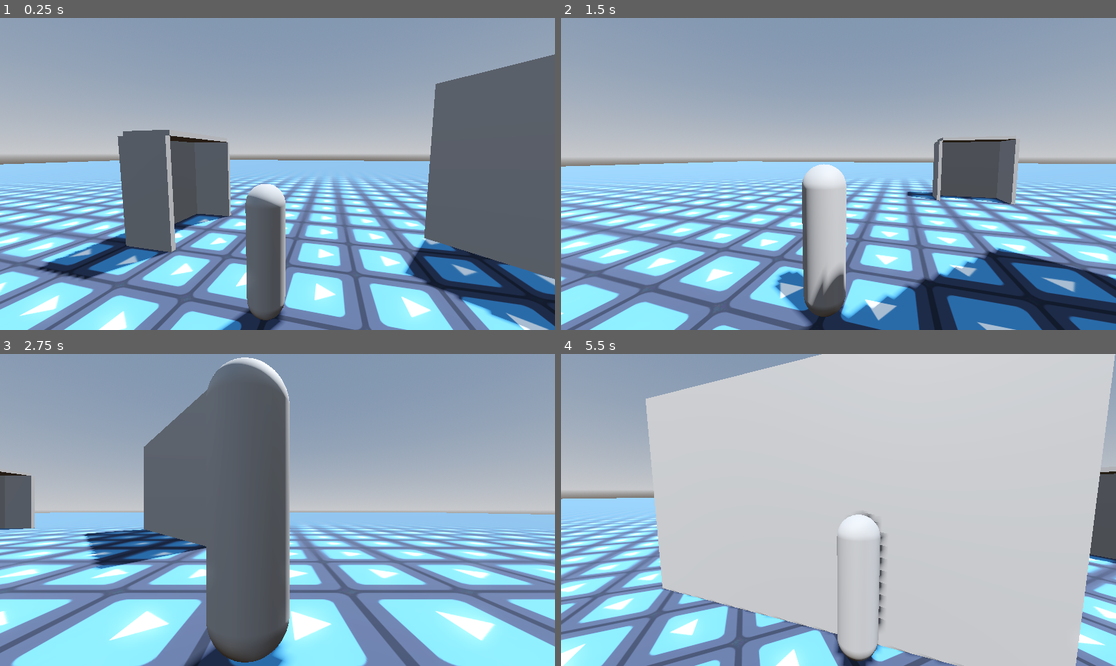
Above: before the commit, frames 1-4 (two rows, left to right).
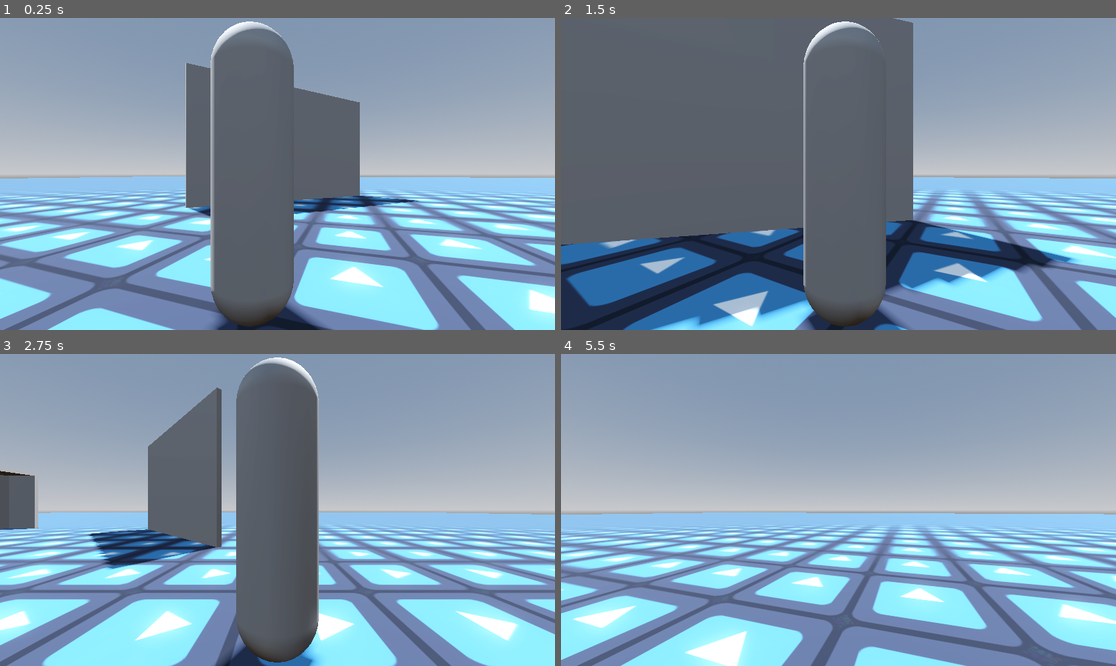
Above: after the commit, the same moments.

Repository: Tameno-01/godot-modular-camera-addon
Game: Godot game, scene res://testing/platformer/test_2.tscn
The game is run twice, just before and just after one commit, with the same random seed, the same clock (stepped at 60 frames per second) and the same inputs. The project has no main scene, so this scene is started directly. The engine's default icon, where the game draws it, is replaced by a stand-in: a white triangle on a blue panel in a dark square.
Inputs:
- Up to frame 1 (0.25 s): no input
- Up to frame 2 (1.5 s): tap Enter (ui_accept) at 0.5, 0.77 s; hold Right (ui_right) 0.53-1.28 s; hold Down (ui_down) from 1.28 s (still down)
- Up to frame 3 (2.75 s): tap Enter (ui_accept) at 1.52 s; release Down (ui_down) at 2.03 s; hold Right (ui_right) from 2.03 s (still down)
- Up to frame 4 (5.5 s): release Right (ui_right) at 2.78 s; hold Up (ui_up) 2.78-3.53 s; tap Enter (ui_accept) at 3.02, 3.77, 4.52 s; hold Left (ui_left) 3.53-5.03 s; hold Down (ui_down) from 5.03 s (still down)

The runs differ from the first frame. In frame 1, 58% of the frame differs, in the area x 0-100%, y 1-100%; in frame 2, 80%, in the area x 0-100%, y 0-100%; in frame 3, 27%; in frame 4, 78%.

Commit message:
Fixed typos

Diff:
--- a/testing/platformer/test_2.tscn
+++ b/testing/platformer/test_2.tscn
@@ -8,8 +8,6 @@
 [ext_resource type="Script" path="res://addons/modular_camera/modular_camera.gd" id="4_hsbit"]
 [ext_resource type="Script" path="res://addons/modular_camera/behaviours/static.gd" id="4_ka8sa"]
 [ext_resource type="Script" path="res://addons/modular_camera/camera_ray_cast_proprties.gd" id="8_ay371"]
-[ext_resource type="Script" path="res://addons/modular_camera/modifiers/constant.gd" id="8_nducq"]
-[ext_resource type="Script" path="res://testing/platformer/spin_behaviour.gd" id="9_lb313"]
 [ext_resource type="Script" path="res://testing/platformer/wave_modifier.gd" id="10_w5nos"]
 
 [sub_resource type="ProceduralSkyMaterial" id="ProceduralSkyMaterial_qflqa"]
@@ -98,38 +96,35 @@
 radius = 0.2
 height = 1.4
 
-[sub_resource type="Resource" id="Resource_76lta"]
+[sub_resource type="Resource" id="Resource_iirws"]
 script = ExtResource("3_7u3p5")
-distance = 2.0
-direction = 0.0
+distance = 1.0
+direction = -1.26
 height = 0.0
 lean = 0.0
 roll = 0.0
-pitch = -0.1
+pitch = 0.0
 yaw = 0.0
-pan = Vector2(0, 0.5)
+pan = Vector2(0, 0)
 local_pan = Vector2(0, 0)
 offset = Vector3(0, 0, 0)
 fov_multiplier = 1.0
 
-[sub_resource type="Resource" id="Resource_mbi27"]
-script = ExtResource("8_nducq")
-constant_properties = SubResource("Resource_76lta")
-
-[sub_resource type="Resource" id="Resource_1oqn2"]
-script = ExtResource("9_lb313")
-modifiers = Array[Resource("res://addons/modular_camera/camera_modifier.gd")]([SubResource("Resource_mbi27")])
+[sub_resource type="Resource" id="Resource_adt00"]
+script = ExtResource("10_w5nos")
+speed = 10.0
+amplitude = 0.2
+
+[sub_resource type="Resource" id="Resource_7jl7x"]
+script = ExtResource("4_ka8sa")
+constant_properties = SubResource("Resource_iirws")
+modifiers = Array[Resource("res://addons/modular_camera/camera_modifier.gd")]([SubResource("Resource_adt00")])
 priority = 0
 override_target = false
 target_override = Vector3(0, 0, 0)
 override_reference_frame = false
 reference_frame_override = Basis(1, 0, 0, 0, 1, 0, 0, 0, 1)
 override_raycast = false
-
-[sub_resource type="Resource" id="Resource_s6gm7"]
-script = ExtResource("10_w5nos")
-speed = 10.0
-amplitude = 0.2
 
 [sub_resource type="Resource" id="Resource_4o71j"]
 script = ExtResource("4_db2fa")
@@ -221,11 +216,10 @@
 transform = Transform3D(1, 0, 0, 0, 1, 0, 0, 0, 1, 0, 0.7, 0)
 
 [node name="ModularCamera" type="Camera3D" parent="." node_paths=PackedStringArray("target_node")]
-transform = Transform3D(-0.813209, -0.0581003, 0.579065, 0, 0.995004, 0.0998334, -0.581972, 0.0811854, -0.809146, 1.06631, 1.7, -1.69629)
+transform = Transform3D(0.305817, 0, -0.95209, 0, 1, 0, 0.95209, 0, 0.305817, -1.00622, 0.7, 0.137294)
 script = ExtResource("4_hsbit")
 target_node = NodePath("../player/camera_target")
-default_behaviour = SubResource("Resource_1oqn2")
-modifiers = Array[Resource("res://addons/modular_camera/camera_modifier.gd")]([SubResource("Resource_s6gm7")])
+default_behaviour = SubResource("Resource_7jl7x")
 default_interpolation = SubResource("Resource_4o71j")
 default_ray_cast = SubResource("Resource_kjx76")
 
Not shown: 1 places in testing/platformer/test_2.tscn that only renumber resources
Not shown, changed: docs/overview.md
